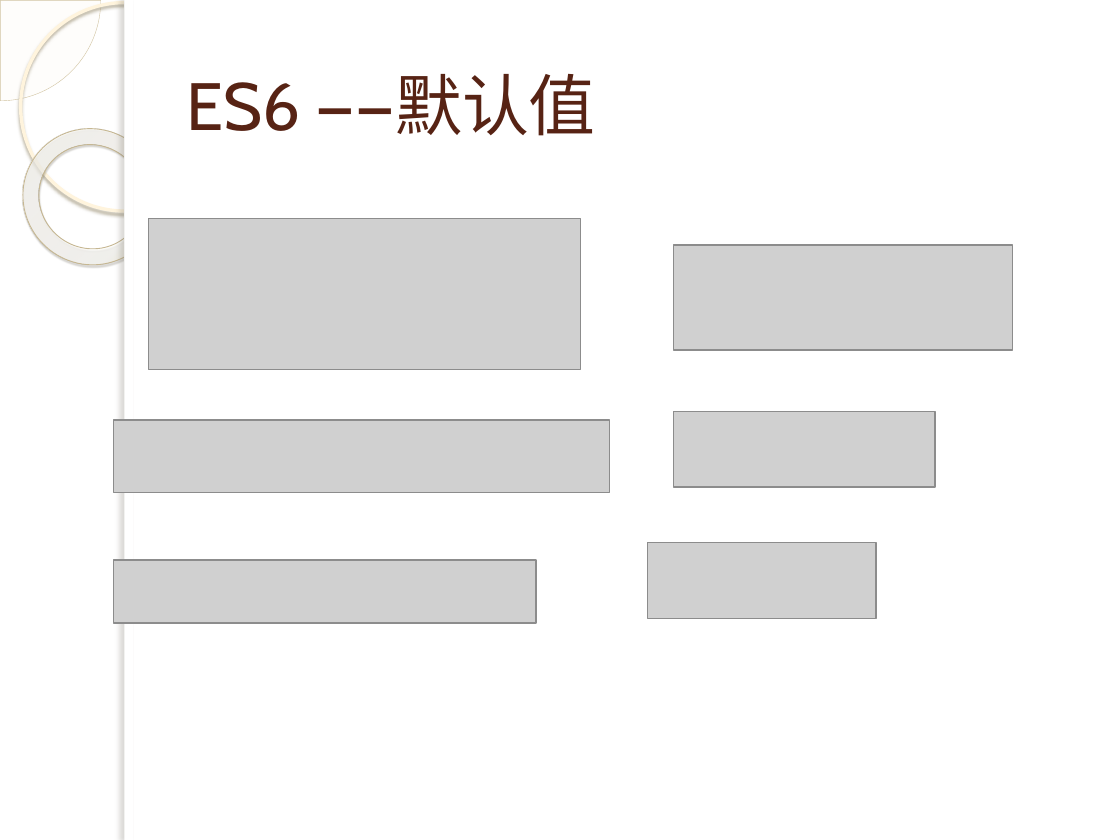
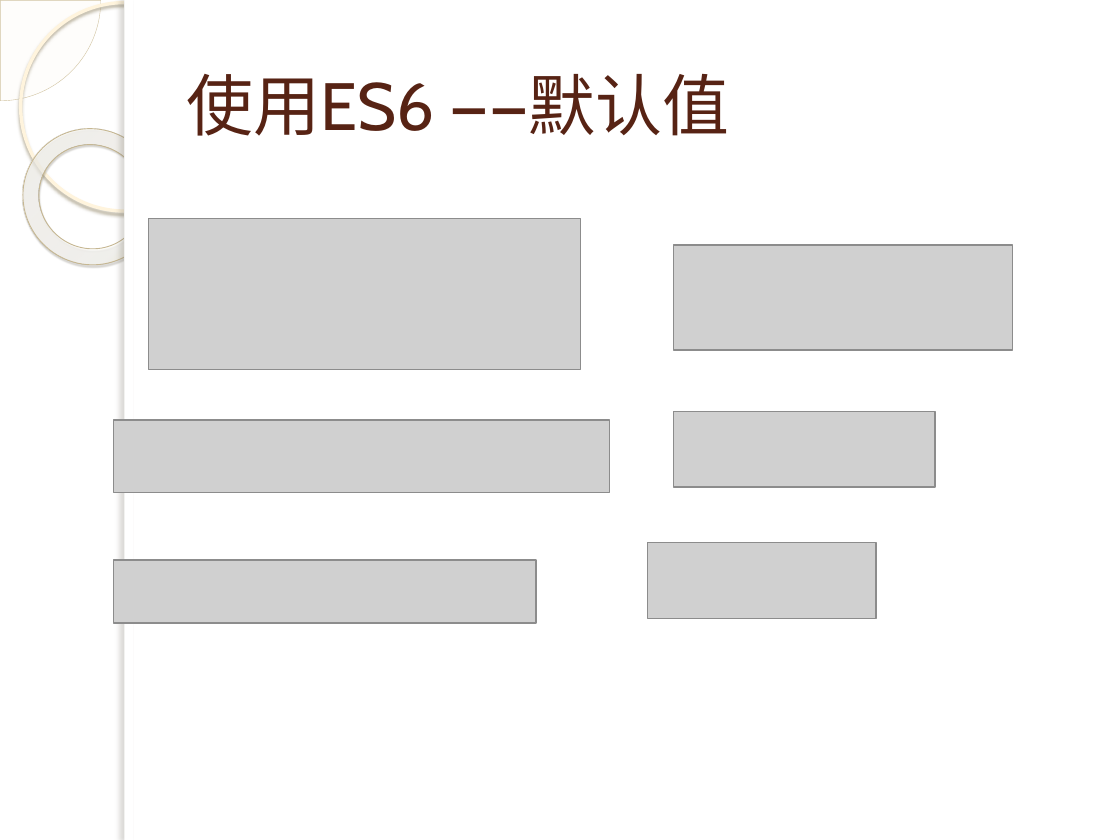
Before and after one commit to q315506754/algorithem, a slide deck: slide 29 of ps/js/演示文稿.pptx (slide 28 before the commit). Drawn at 1120x840 pixels with LibreOffice and Linux fonts; fonts in the diff are those of the drawing; grey boxes stand for pictures; background and template pictures are left out. Boxes give left, top, right and bottom in pixels: in the first picture for what was removed or moved away, otherwise in the second. Text is boxed around its words. In the diff, an @@ line names an element or a change of style, - is before the commit and + after.

```diff
--- a/ps/js/演示文稿.pptx
+++ b/ps/js/演示文稿.pptx
@@ title at <box>187,74,730,136</box>: text changed @@
-ES6 ——默认值
+使用ES6 ——默认值
```
Also in this commit, not shown: 5 other slides changed, 11 slides added, 1 slide removed.
